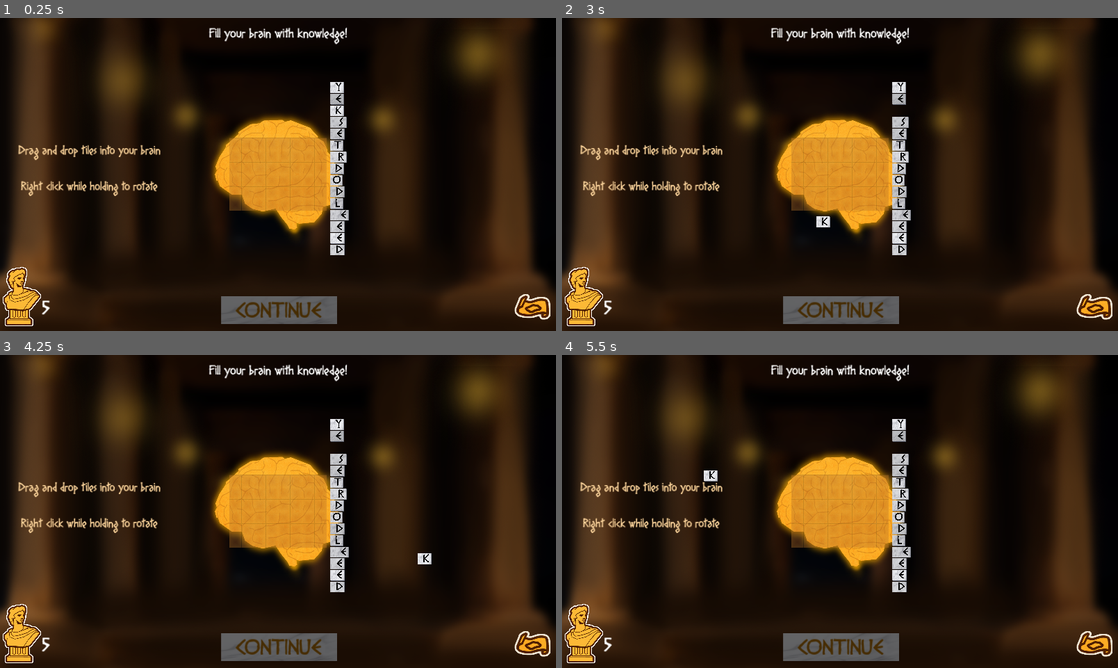
Above: before the commit, frames 1-4 (two rows, left to right).
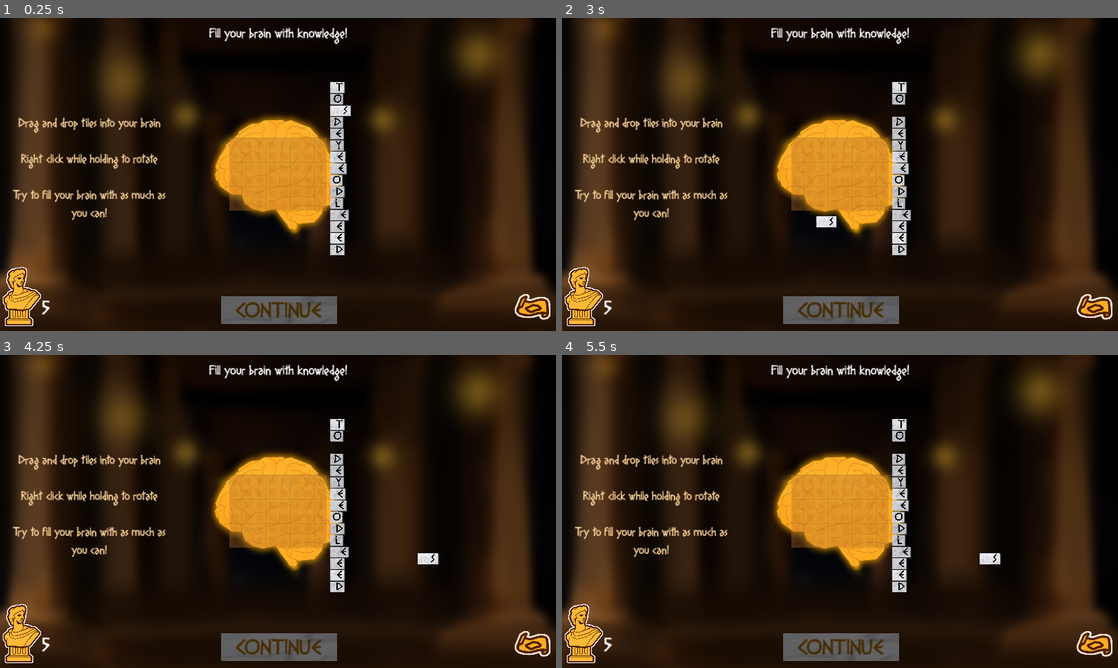
Above: after the commit, the same moments.

Repository: hulien22/ldjam54
Game: Godot game, scene res://scenes/main.tscn
Two runs of this game, one before a commit and one after it. Both use one fixed random seed, a clock stepped at 60 frames per second and the inputs below. This scene is started directly instead of the project's main scene. The engine's default icon, where the game draws it, is replaced by a stand-in: a white triangle on a blue panel in a dark square.
Inputs (mouse positions are in pixels of both pictures, inside the frame that each line leads up to):
- Up to frame 1 (0.25 s): no input
- Up to frame 2 (3 s): tap Enter at 0.5, 2 s; move the mouse to (962, 158) at 0.52 s; tap Backspace (keybspace) at 0.6, 2.1 s; click (962, 158) at 0.67 s; tap Space at 1.25, 2.75 s; drag from (728, 190) to (895, 86) at 1.27 s; move the mouse to (895, 105) at 2.02 s; click (895, 105) at 2.17 s; drag from (812, 237) to (901, 86) at 2.77 s
- Up to frame 3 (4.25 s): tap Enter at 3.5 s; move the mouse to (444, 558) at 3.52 s; tap Backspace (keybspace) at 3.6 s; click (444, 558) at 3.67 s
- Up to frame 4 (5.5 s): tap Space at 4.25 s; drag from (673, 464) to (901, 423) at 4.27 s; move the mouse to (867, 511) at 5.02 s; tap Backspace (keybspace) at 5.1 s; click (867, 511) at 5.17 s

The runs differ from the first frame. In frame 1, 2.5% of the frame differs, in the area x 2-64%, y 20-65%; in frame 2, 2.5%; in frame 3, 2.5%; in frame 4, 2.7%, in the area x 2-79%, y 20-67%.

Commit message:
hacky boss tutorial fix:

Diff:
--- a/scenes/combat.tscn
+++ b/scenes/combat.tscn
@@ -257,9 +257,9 @@
 [node name="Tutorial" type="Label" parent="ConstructArgBox"]
 modulate = Color(1, 0.843137, 0.615686, 1)
 offset_left = 8.0
-offset_top = 237.0
+offset_top = 174.0
 offset_right = 609.0
-offset_bottom = 812.0
+offset_bottom = 749.0
 text = "Click on words to make a compelling argument"
 label_settings = SubResource("LabelSettings_7d5vn")
 horizontal_alignment = 1
@@ -269,19 +269,17 @@
 tut_name = "tutorial_cosntructarg"
 
 [node name="Tutorial2" type="Label" parent="ConstructArgBox"]
+visible = false
 modulate = Color(1, 0.843137, 0.615686, 1)
 offset_left = 8.0
-offset_top = 237.0
+offset_top = 306.0
 offset_right = 609.0
-offset_bottom = 812.0
+offset_bottom = 881.0
 text = "For boss debates you need to get an average score of at least 5.0 to continue"
 label_settings = SubResource("LabelSettings_7d5vn")
 horizontal_alignment = 1
 vertical_alignment = 1
 autowrap_mode = 3
-script = ExtResource("4_oqwcj")
-tut_name = "tutorial_bossconstruct"
-enabled = false
 
 [node name="Label" type="Label" parent="ConstructArgBox"]
 offset_left = 35.0
--- a/scenes/library.tscn
+++ b/scenes/library.tscn
@@ -34,7 +34,9 @@
 offset_bottom = 812.0
 text = "Drag and drop tiles into your brain
 
-Right click while holding to rotate"
+Right click while holding to rotate
+
+Try to fill your brain with as much as you can!"
 label_settings = SubResource("LabelSettings_rekbd")
 horizontal_alignment = 1
 vertical_alignment = 1
--- a/scripts/combat.gd
+++ b/scripts/combat.gd
@@ -38,7 +38,8 @@
 	# TODO REMOVE
 	#init(0);
 	if is_boss:
-		$ConstructArgBox/Tutorial2.enabled = true;
+		$ConstructArgBox/Tutorial2.show();
+
 	assert(combat_phase_ == COMBAT_PHASE.INTRO);
 	start_phase();
 
--- a/scripts/main.gd
+++ b/scripts/main.gd
@@ -33,7 +33,7 @@
 	stage = 0
 	show_brain(false);
 	map = map_scene.instantiate()
-#	map.length = 1;
+	map.length = 1;
 	map.set_stage(stage);
 	map.connect("moved_to_location", _on_moved_to_location)
 	# hacky code to call ready
